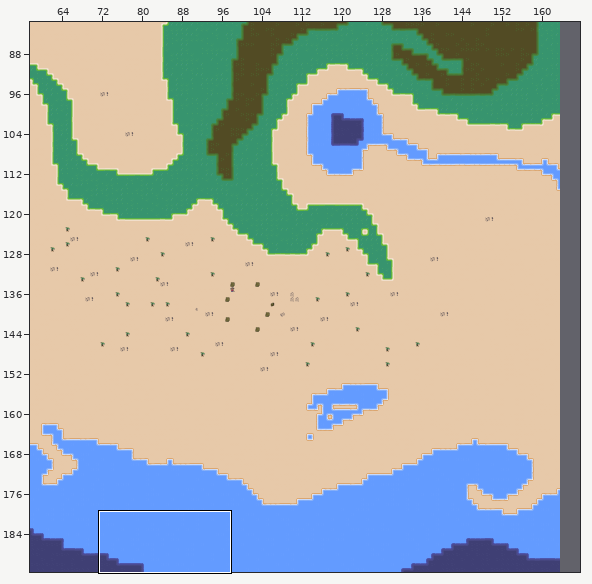
Tiled map -- map/solidity.tmx. Above, an overview of the earlier version with the close-up marked.
Close-up. Before the edit:
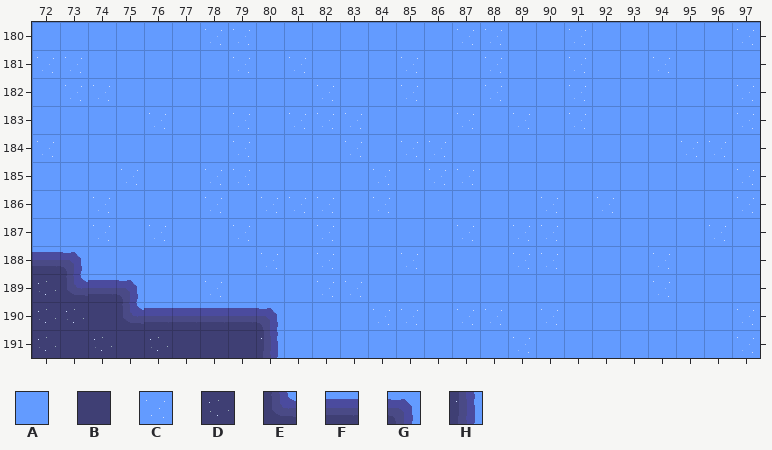
Cells are 32x32 px. Shown: x 72..97, y 180..191. The commit also changed other parts of the map, which this record leaves out. The old version is drawn lined up with the new one.
Key: from "solidterrain": A 0, B 3, C 16, D 19, E 67, F 84, G 85, H 101.
_ is an empty cell.
Layers that did not change in this view are not listed.
Layer "terrain" before, first column x 72:
180 AAAAAACCAAAAAAACCAACAAAAAC
181 CCAAAAACACAAACAACAACAACAAA
182 ACCAAAAAAACAACAACAACAAAAAC
183 AAAACAACACCCAAACACACAAAAAC
184 CAAAAAACAAACACCAAAAAAAACCA
185 AAACAACCAAAACACCAAAAAAAAAC
186 AACAAACACCCACAAAAACACAAAAC
187 AACACAACAACAAAACACCAAAAACA
188 FGAAAAAACACAACAAACCAAACAAA
189 DEFGAACAAACCAAAAAAAAAACAAA
190 DDBEFFFFGAAACCACCACAAAAAAC
191 DBDBDBBBHAAAAAAAACAAAAAAAC
New version:
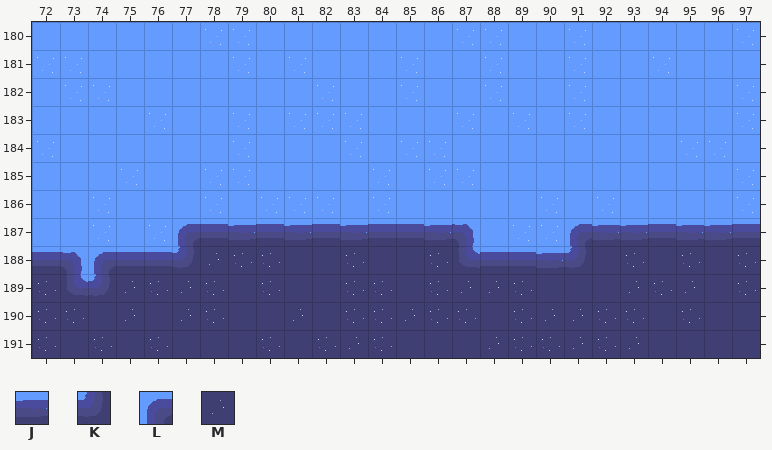
Further tiles: from "solidterrain": J 68, K 69, L 83, M 100.
The exact change:
Changed rows in their new state; . is an unchanged cell.
map size 128x128 -> 192x192 cells (old content now starts at 36,64; both pictures use the new coordinates)
Layer "terrain":
first column x 74:
187 ...LFJFJFJFFJG...LJJFJJF
188 LFFKMDDBBDBBDEFFJKBDBDBD
189 KMDMDBDBBDDBDMMDBBBMDMBD
190 .MBMDBBMBDDMDDBDMMDDBDBB
191 ......DBDMDBBBMDDMDMBBBB
